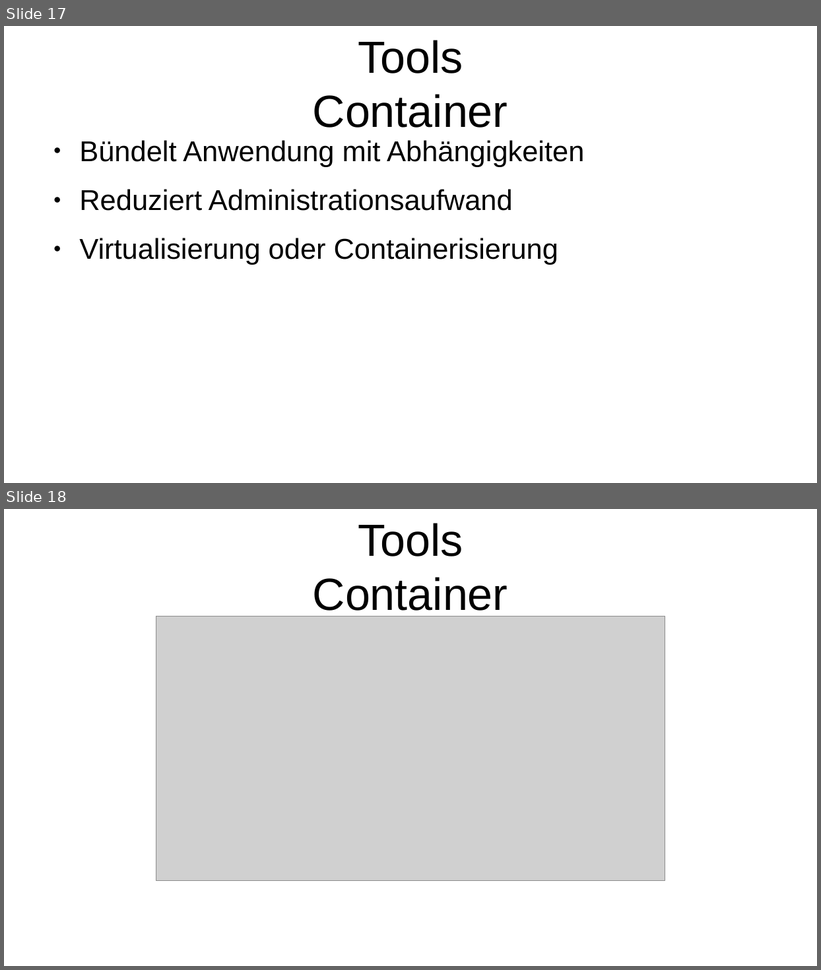
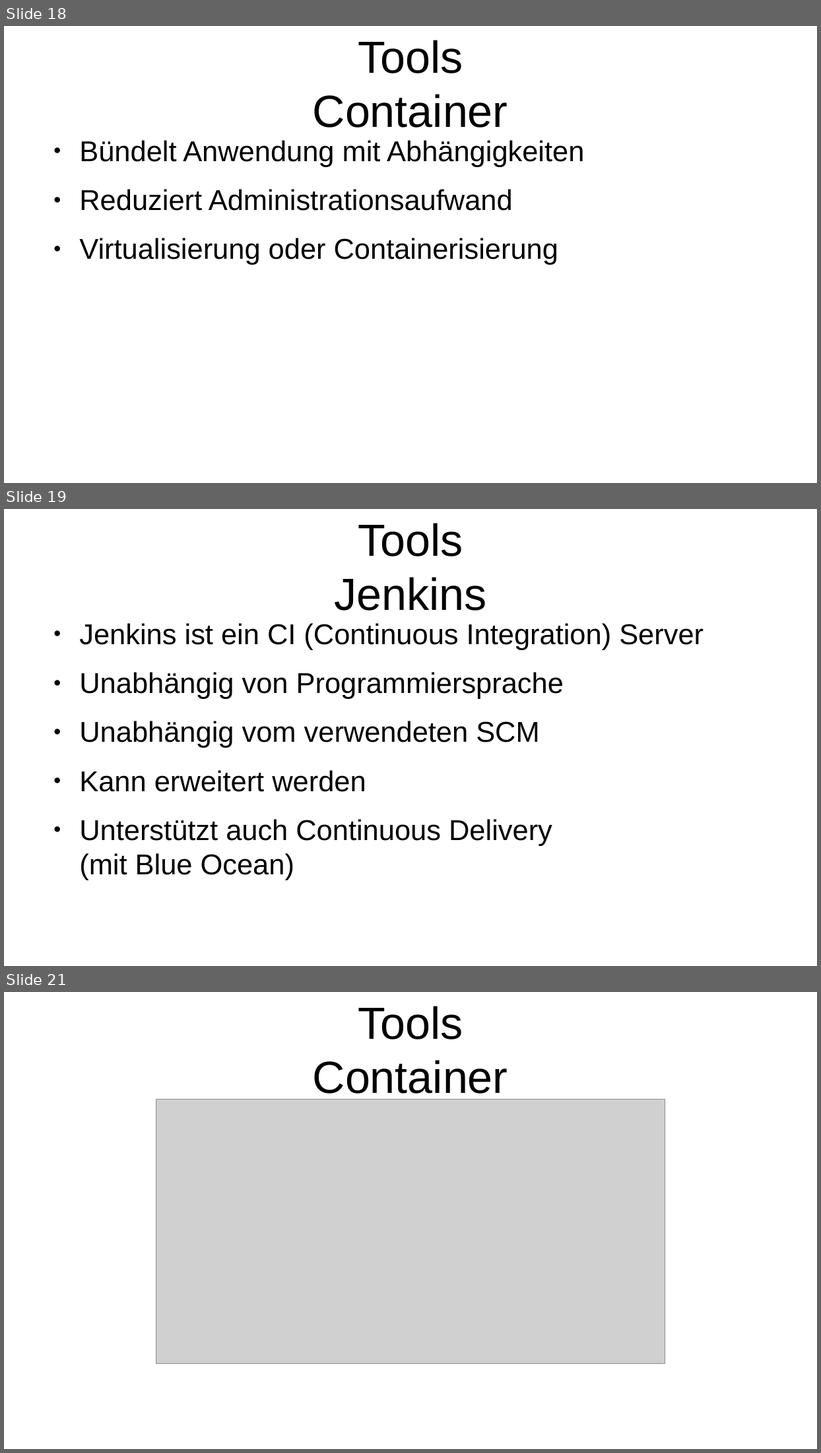
Before and after one commit to SGSE18/book, a slide deck: docs/continuous-software-engineering/pres.odp. Shown one above the other, each under a label of ours: slides 17 and 18 before the commit, slides 18, 19 and 21 after it; the slides between them are not shown. The pictures are 821x970 and 821x1453 pixels, drawn with LibreOffice and Linux fonts; fonts in the diff are those of the drawing; grey boxes stand for pictures. Boxes give left, top, right and bottom in pixels: in the first picture for what was removed or moved away, otherwise in the second. Text is boxed around its words. In the diff, an @@ line names an element or a change of style, - is before the commit and + after.

```diff
--- a/docs/continuous-software-engineering/pres.odp
+++ b/docs/continuous-software-engineering/pres.odp
@@ slide 19 added at (x1=4, y1=509, x2=817, y2=966), background #FFFFFF @@
@@ title added at (x1=334, y1=523, x2=486, y2=611), 44 pt, text #000000 @@
+Tools
+Jenkins
@@ text added at (x1=79, y1=623, x2=704, y2=881), 28 pt, text #000000 @@
+● Jenkins ist ein CI (Continuous Integration) Server
+● Unabhängig von Programmiersprache
+● Unabhängig vom verwendeten SCM
+● Kann erweitert werden
+● Unterstützt auch Continuous Delivery (mit Blue Ocean)
@@ what was slide 17 is now slide 18 @@
@@ what was slide 18 is now slide 21 @@
```
Also in this commit, not shown: 1 slide changed, 5 other slides added, 2 other files.
